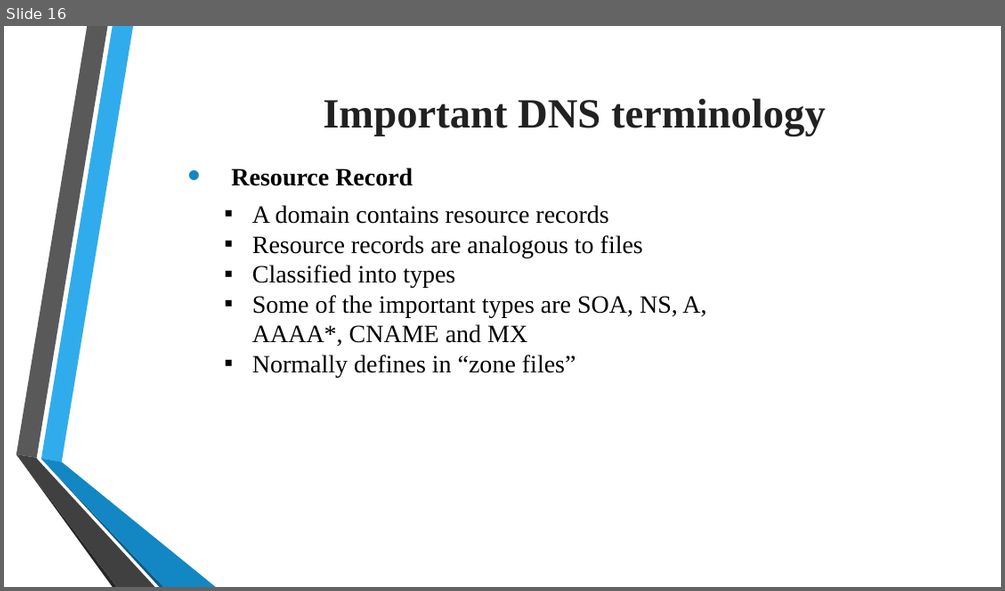
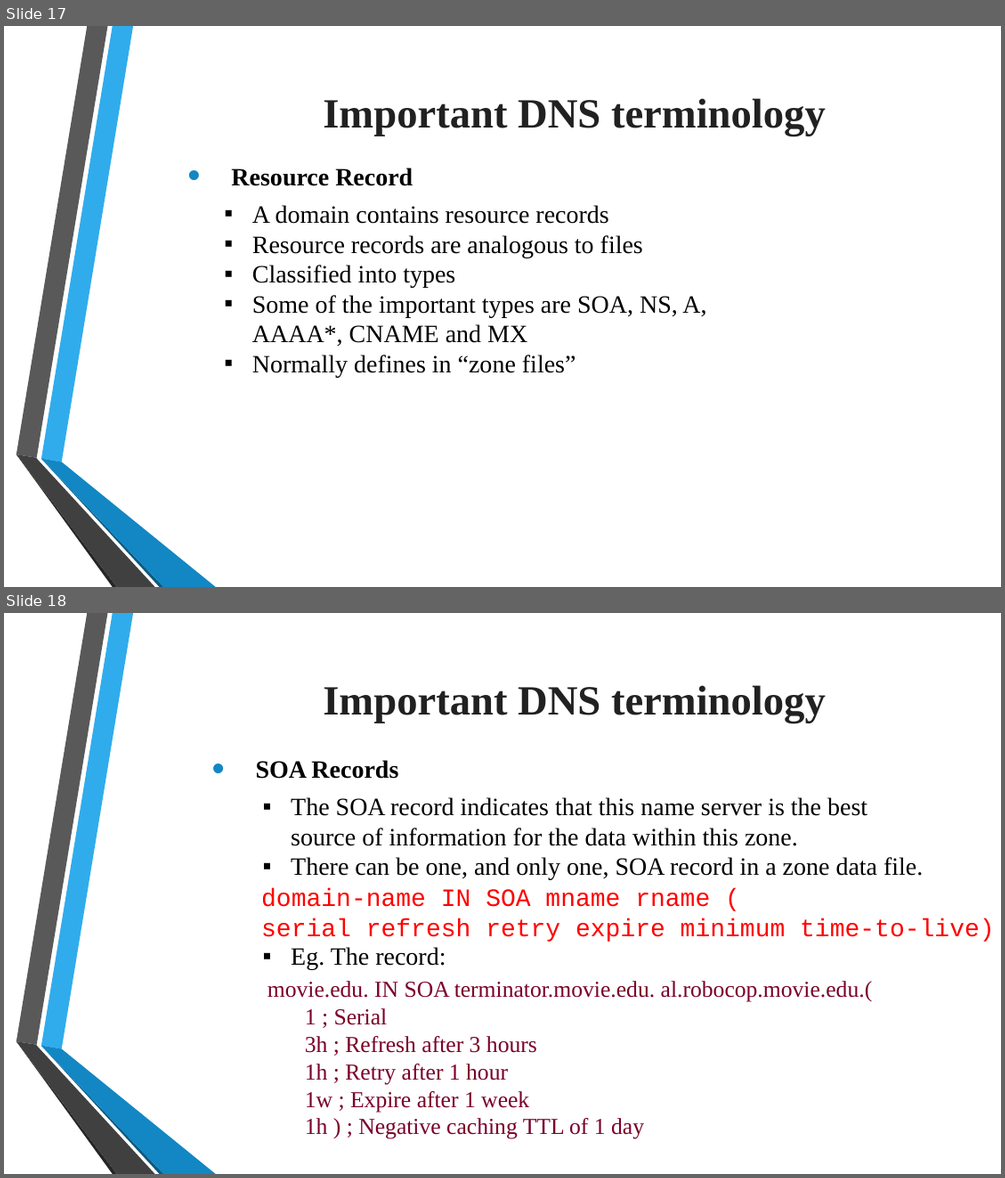
Before and after one commit to tiendatdk3493/Tai_Lieu, a slide deck: Domain Name System (DNS).pptx. Shown one above the other, each under a label of ours: slide 16 before the commit, slides 17 and 18 after it. The pictures are 1005x591 and 1005x1178 pixels, drawn with LibreOffice and Linux fonts; fonts in the diff are those of the drawing; background and template pictures are left out. Boxes give left, top, right and bottom in pixels: in the first picture for what was removed or moved away, otherwise in the second. Text is boxed around its words. In the diff, an @@ line names an element or a change of style, - is before the commit and + after.

```diff
--- a/Domain Name System (DNS).pptx
+++ b/Domain Name System (DNS).pptx
@@ slide 18 added at (4,613,1001,1174), background picture (left out); not listed: 6 template elements that a slide beside it also shows @@
@@ text added at (323,685,825,723), 40 pt, text #212121, bold @@
+  Important DNS terminology
@@ text added at (256,760,398,779), 24 pt, text #000000, bold @@
+  • SOA Records
@@ text added at (291,797,922,970), 24 pt, text #000000 @@
+▪ The SOA record indicates that this name server is the best source of information for the data within this zone.
+▪ There can be one, and only one, SOA record in a zone data file.
+▪ Eg. The record:
@@ text added at (261,888,994,941), 24 pt, text #FF0000 @@
+        domain-name IN SOA mname rname (
+        serial refresh retry expire minimum time-to-live)
@@ text added at (267,981,873,1139), 22 pt, text #7A0029 @@
+movie.edu. IN SOA terminator.movie.edu. al.robocop.movie.edu.(
+1 ; Serial
+3h ; Refresh after 3 hours
+1h ; Retry after 1 hour
+1w ; Expire after 1 week
+1h ) ; Negative caching TTL of 1 day
@@ what was slide 16 is now slide 17 @@
```
Also in this commit, not shown: 2 slides changed, 6 other slides added, 1 other file.
